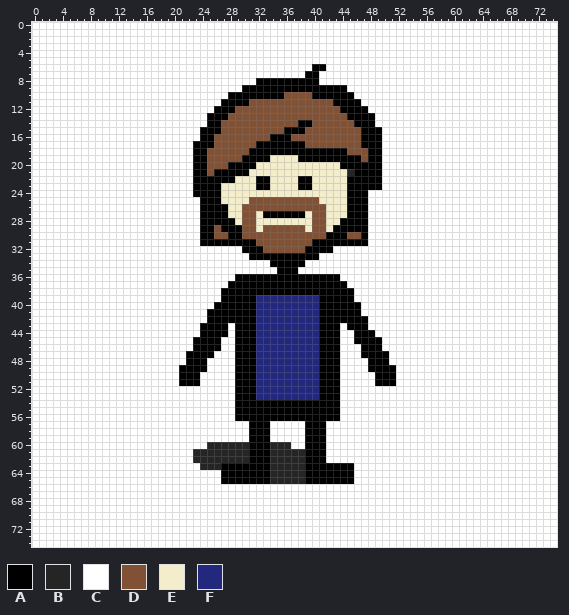
Sprite sheet -- art/character_art/NPCs/garan.png. The picture above was drawn from the file before the commit.
The file is 75x75 pixels. Colours within 5 levels of each other are drawn and written as one.
Palette (. is transparent): A #000000  B #252525  C #ffffff  D #815136  E #f4edcc  F #22287d
After:
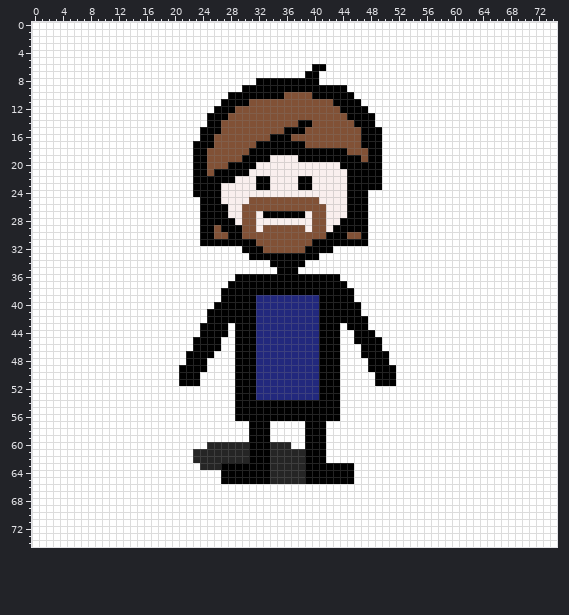
Diff:
colour E: #f4edcc -> #f9efee
y 21: x 45 B -> A
Where, in picture pixels (left, top, right, bottom), the same in both pictures:
changed: (221, 155, 354, 232)
